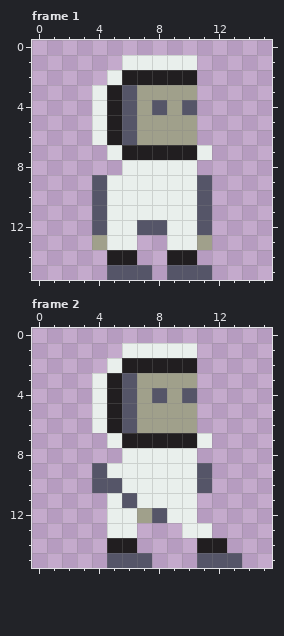
File history of a pixel-art file, resources/images/character.aseprite. This is how it looked before the edit.
64x64 pixels, 3 frames. Shown: frame 1, frame 2. The old version is drawn lined up with the new one, on the new canvas. The commit also changed other frames, which this record leaves out.
Now the later version:
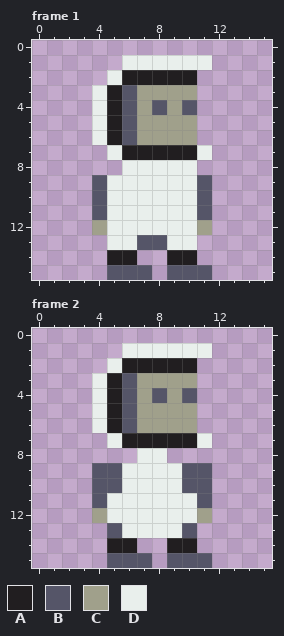
Palette (. is transparent): A #211e20  B #555568  C #a0a08b  D #e9efec
Edits made:
canvas 64x64 -> 16x16 (the part of the old canvas that was cut away was empty and is not shown)
Frame 1:
y 1: x 11 . -> D
y 12: x 4 B -> C; x 7..8 BB -> DD; x 11 B -> C
y 13: x 4 C -> .; x 7..8 .. -> BB; x 11 C -> .
Frame 2:
y 1: x 11 . -> D
y 8: x 6 D -> .; x 9..10 DD -> ..
y 9: x 5 D -> B; x 10 D -> B
y 10: x 10 D -> B
y 11: x 4 . -> B; x 6 B -> D; x 11 . -> B
y 12: x 4 . -> C; x 7..8 CB -> DD; x 11 . -> C
y 13: x 5 D -> B; x 7..11 ...DD -> DDDB.
y 14: x 9..12 ..AA -> AA..
y 15: x 9..10 .. -> BB; x 12..13 BB -> ..
Where, in picture pixels (left, top, right, bottom), the same in both pictures:
added: (197, 55, 212, 70)
changed: (92, 220, 212, 250)
added: (197, 343, 212, 358)
changed: (92, 448, 242, 568)
